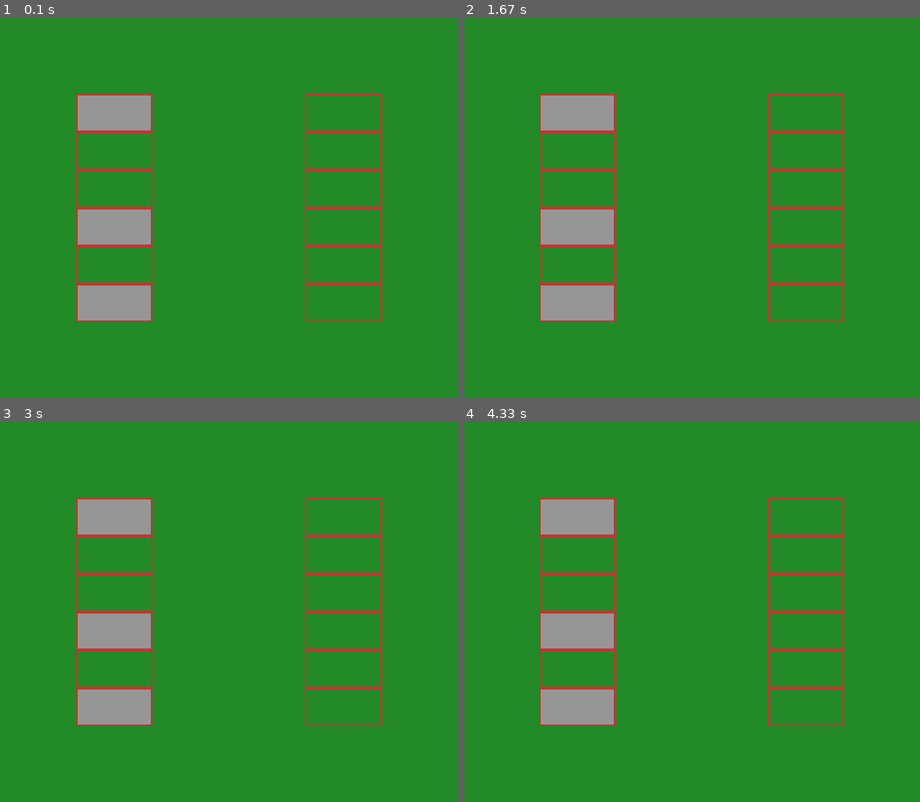
Above: before the commit, frames 1-4 (two rows, left to right).
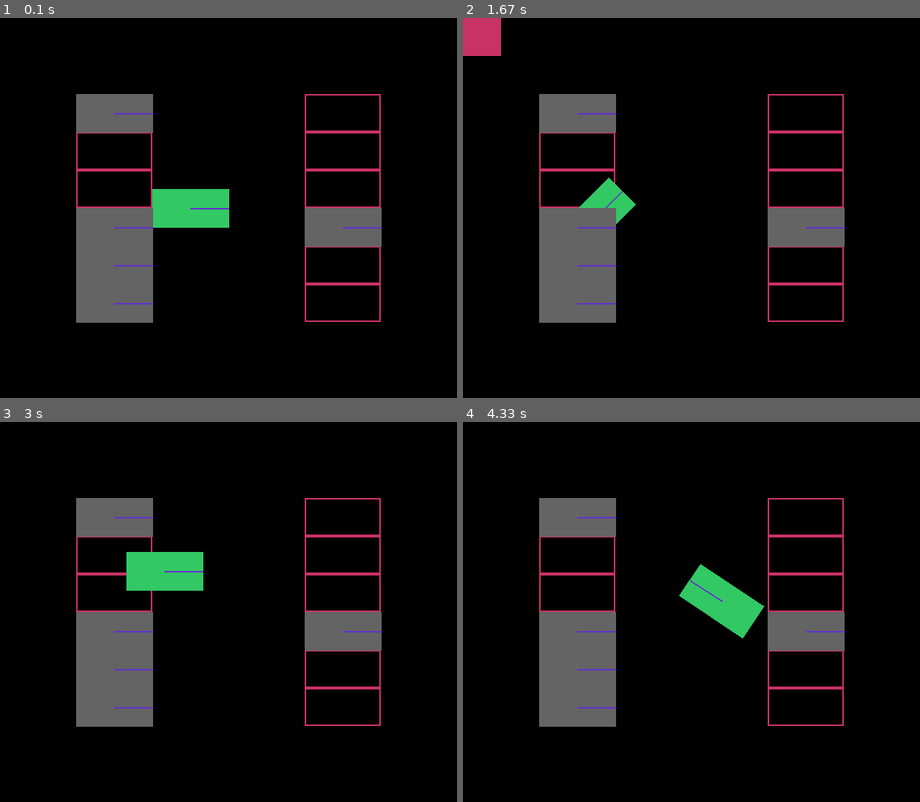
Above: after the commit, the same moments.

Repository: mgenkin/Attention-Project
Game: pygame game, started from parking_lot.py
Same seed, same stepped clock (60 frames per second), same inputs: the game is played once before the commit and once after it.
Inputs:
- Up to frame 1 (0.1 s): no input
- Up to frame 2 (1.67 s): hold Right 0.33-0.8 s; hold Up 0.83-1.13 s; hold Right 1.17-1.63 s
- Up to frame 3 (3 s): hold Left 1.67-2.2 s; hold Down 2.23-2.53 s; hold Left 2.57-2.97 s
- Up to frame 4 (4.33 s): hold Up 3-3.37 s; hold Right 3.4-4.03 s; hold Down from 4.07 s (still down)

The runs differ from the first frame. In frame 1, 100% of the frame differs, in the area x 0-100%, y 0-100%; in frame 2, 100%; in frame 3, 100%; in frame 4, 100%.

Commit message:
updated parking lot to use new car class and collision detection

Diff:
--- a/parking_lot.py
+++ b/parking_lot.py
@@ -1,37 +1,113 @@
+import numpy as np
 import pygame
-import numpy as np
-
-GREY = (150, 150, 150)
-GREEN = (34, 139, 40)
-RED = (200, 50, 50)
+
+BLACK = (0,0,0)
+GREY = (100, 100, 100)
+BLUE = (100, 50, 200)
+GREEN = (50, 200, 100)
+RED = (200, 50, 100)
+
 MARGIN, COLUMNS, CARS_PER_COL = 100, 2, 6
 CAR_SIZE = (100, 50)
 
-class Obstacle(pygame.sprite.Sprite):
-
-    def __init__(self, size, color=GREY) :
-        pygame.sprite.Sprite.__init__(self)
-        screen = pygame.display.get_surface()
-        self.image = pygame.Surface(size)
-        self.image.fill(color)
-        self.rect = self.image.get_rect()
-
-    def adjacent_vertices(self):
-        # we will need adjacent vertex pairs later,
-        # to calculate the binned angle inputs
-        r = self.rect
-        # get all vertices in counterclockwise order
-        vertices = [ \
-                r.topleft, \
-                r.bottomleft, \
-                r.bottomright, \
-                r.topright \
-        ]
-        # put consecutive pairs of vertices into list
-        adj_verts = [(vertices[i-1],vertices[i]) for i in range(4)]
-        return adj_verts
-
-
+class Car(object):
+    """ A pygame-free Car class.
+        Meant to draw using pygame's pygame.draw.polygon function, no rects involved
+        Velocity and acceleration are stored in polar form, but center is in cartesian
+        None of these are required to be ints, but the output of get_pointlist is converted to int for drawing
+         Functions: accelerate, move, to_xy, get_pointlist
+         Attributes: center, vel, size, unitvel
+    """
+    def __init__(self, location, size, vel):
+        self.vel = vel
+        self.unitvel = (1.0, vel[1]) # this is convenient for collision detection in case speed is zero
+        self.center = location
+        self.size = size
+
+    def accelerate(self, acc):
+        # adds acceleration to velocity vector
+        acc_r, acc_theta = acc
+        vel_r, vel_theta = self.vel
+
+        vel_r_new = (0.9 * vel_r) + acc_r # multiply by 0.9 for friction
+        vel_theta_new = vel_theta + acc_theta
+        self.vel = (vel_r_new, vel_theta_new)
+        self.unitvel = (1.0, vel_theta_new)
+
+    def move(self):
+        # moves the center based on the velocity
+        vel_x, vel_y = self.to_xy(self.vel)
+        c_x, c_y = self.center
+        self.center = (c_x + vel_x, c_y + vel_y)
+
+    def to_xy(self, r_theta):
+        # converts from polar to cartesian
+        r, theta = r_theta
+        x = r*np.cos(theta)
+        y = r*np.sin(theta)
+        return (x, y)
+
+    def pointlist(self):
+        # this determines the coordinates of the four vertices of the car, in counterclockwise order
+        # the car is oriented in the direction of the velocity vector
+        # plug the output of this function into pygame.draw.polygon
+        s_x, s_y = self.size
+        half_diag = ((s_x / 2.0)**2 + (s_y / 2.0)**2)**(0.5) # pythagorean theorem
+        c_x, c_y = self.center
+        vel_theta = self.vel[1] # we face the car in the direction of the velocity vector
+
+        vert_angle = np.arctan2(s_y, s_x); #signed angle from front to first vertex
+        angles = [vert_angle, np.pi-vert_angle, vert_angle-np.pi, -vert_angle] # angles from front to each vertex
+        points = []
+        for ang in angles:
+            disp_x, disp_y = self.to_xy((half_diag, vel_theta+ang)) # displacement from center to vertex
+            points.append( (int(c_x + disp_x), int(c_y + disp_y)) )
+        return points
+
+    def inside(self, point):
+        # returns True of point is inside of the car
+        p_x, p_y = point
+        s_x, s_y = self.size
+        c_x, c_y = self.center
+        unitvel_x, unitvel_y = self.to_xy(self.unitvel) # unit velocity vector
+        disp_x, disp_y = p_x-c_x, p_y-c_y # displacement of point from car center
+        disp_norm = np.linalg.norm((disp_x, disp_y)) #norm of displacement vector
+        disp_para = np.dot((disp_x, disp_y), (unitvel_x, unitvel_y)) # component of displacement parallel to velocity
+        disp_perp = (disp_norm**2 - disp_para**2)**(0.5) # component of displacement perpendicular to velocity
+        if abs(disp_para) < s_x/2.0 and abs(disp_perp) < s_y/2.0: # point is inside rectangle
+            return True
+        else:
+            return False
+
+    def collision(self, other):
+        # returns true if one of the vertices of other is inside self, or vice versa
+        other_pl = other.pointlist()
+        for p in other_pl:
+            if self.inside(p):
+                return True
+        self_pl = self.pointlist()
+        for p in self_pl:
+            if other.inside(p):
+                return True
+        return False
+
+    def draw(self, surface, car_color=GREY, line_color=BLUE):
+        # draw the car on the surface
+        # draw the rectangle
+        pl = self.pointlist()
+        pygame.draw.polygon(surface, car_color, pl)
+        # draw a line to show car's orientation
+        l_start, l_end = self.to_midfront()
+        pygame.draw.line(surface, line_color, l_start, l_end, 2)
+
+    def to_midfront(self):
+        # gives a list containing the center and the midpoint of the front side
+        # I use this to draw the blue line so you can see which way the car is turned
+        vel_theta = self.vel[1]
+        s_x = self.size[0]
+        c_x, c_y = self.center
+        disp_x, disp_y = self.to_xy((s_x/2.0, vel_theta))
+        return [( int(c_x), int(c_y) ), ( int(c_x+disp_x), int(c_y+disp_y) )]
 
 class ParkingLot():
 
@@ -44,55 +120,92 @@
         h = car_size[1]*cars_per_col+2*margin
         self.size = (w,h)
 
-    def make_map(self, obstacles):
-        self.area = pygame.display.get_surface()
-        self.area.fill(GREEN)
-        obst_it = iter(obstacles)
+    def make_obstacles(self):
+        obstacles = []
+        diff_x, diff_y = self.car_size[0]/2.0, self.car_size[1]/2.0 # to adjust from top left corner to center of car
         for col in range(self.columns):
-            # draw column of cars, they are all aligned in the x direction
+            # loop over x,y of parking spaces
             x = self.margin+(col*(2*self.margin+self.car_size[0]))
             for i in range(self.cars_per_col):
-                obst = next(obst_it)
                 y = self.margin + i*self.car_size[1] # bottom margin plus the height of the cars we've passed
-                if obst != None: # there is an obstacle in this parking space
-                    # set car's location and draw it
-                    obst.topleft = (x,y)
-                    self.area.blit(obst.image, (x,y))
-                # either way, draw a red rectangle to indicate a parking space
-                pygame.draw.rect(self.area, RED, (x,y)+self.car_size, 2)
-        return self.area
+                if np.random.random()>0.5: # randomly decide if there will be an obstacle
+                    obst = Car((x+diff_x, y+diff_y), CAR_SIZE, (0.0, 0.0))
+                    obstacles.append(obst)
+        return obstacles
+
+    def draw(self, surface, color=BLACK):
+        surface.fill(color)
+        for col in range(self.columns):
+            # draw column of spaces, they are all aligned in the x direction
+            x = self.margin+(col*(2*self.margin+self.car_size[0]))
+            for i in range(self.cars_per_col):
+                y = self.margin + i*self.car_size[1] # bottom margin plus the height of the cars we've passed
+                pygame.draw.rect(surface, RED, (x,y)+self.car_size, 2)
+        return
 
 if __name__ == '__main__':
+
+    # make the parking lot
+    parking_lot = ParkingLot(margin=MARGIN, columns=COLUMNS, cars_per_col=CARS_PER_COL, car_size=CAR_SIZE)
 
     # regular pygame initializations
     pygame.init()
-    parking_lot = ParkingLot()
     screen = pygame.display.set_mode(parking_lot.size)
-    pygame.display.set_caption("Basic Parking Lot")
+    pygame.display.set_caption("Parking Lot")
     clock = pygame.time.Clock()
     done = False
 
-    # randomly place cars in the parking lot
-    obst = []
-    for i in range(parking_lot.columns*parking_lot.cars_per_col):
-        # for each parking space, randomly decide to make a car or leave it empty
-        if np.random.random()>0.5:
-            obst.append(Obstacle(parking_lot.car_size))
-        else:
-            obst.append(None)
+    # put the car in the center of the screen
+    main_car = Car((250, 250), CAR_SIZE, (0.0, 0.0))
+    # start with zero acceleration
+    acc = (0.0, 0.0)
+
+    # put some cars in the parking lot
+    obstacles = parking_lot.make_obstacles()
 
     while not done:
+
         # --- Event Processing
         for event in pygame.event.get():
             if event.type == pygame.QUIT:
                 # exits if the window is closed
                 done = True
+            elif event.type == pygame.KEYDOWN:
+                # Adjust speed if an arrow key is down
+                if event.key == pygame.K_LEFT:
+                    acc = (acc[0], -(np.pi/32.0)) # turn left
+                elif event.key == pygame.K_RIGHT:
+                    acc = (acc[0], (np.pi/32.0)) # turn right
+                if event.key == pygame.K_UP:
+                    acc = (0.5, acc[1]) # speed up
+                elif event.key == pygame.K_DOWN:
+                    acc = (-0.5, acc[1]) # slow down
+            elif event.type == pygame.KEYUP:
+                if event.key == pygame.K_UP or event.key == pygame.K_DOWN:
+                    acc = (0.0, acc[1]) # stop accelerating
+                if event.key == pygame.K_LEFT or event.key == pygame.K_RIGHT:
+                    acc = (acc[0], 0.0) # stop turning
+
+        # update our car
+        main_car.accelerate(acc)
+        main_car.move()
+        # collision detection:
+        collision = False
+        for obst in obstacles:
+            if main_car.collision(obst):
+                collision = True
+
 
         # --- Drawing
-
-
-        plot_surf = parking_lot.make_map(obst)
-        screen.blit(plot_surf, (0,0)) # clear screen
+        parking_lot.draw(screen) # draw the parking lot
+        main_car.draw(screen, car_color=GREEN) # draw main car
+        # draw the obstacles
+        for obst in obstacles:
+            obst.draw(screen)
+        # daw a red rectangle if there's a collision
+        if collision:
+            pygame.draw.rect(screen, RED, [0,0,50,50])
+
         clock.tick(60)
 
         # update the screen
